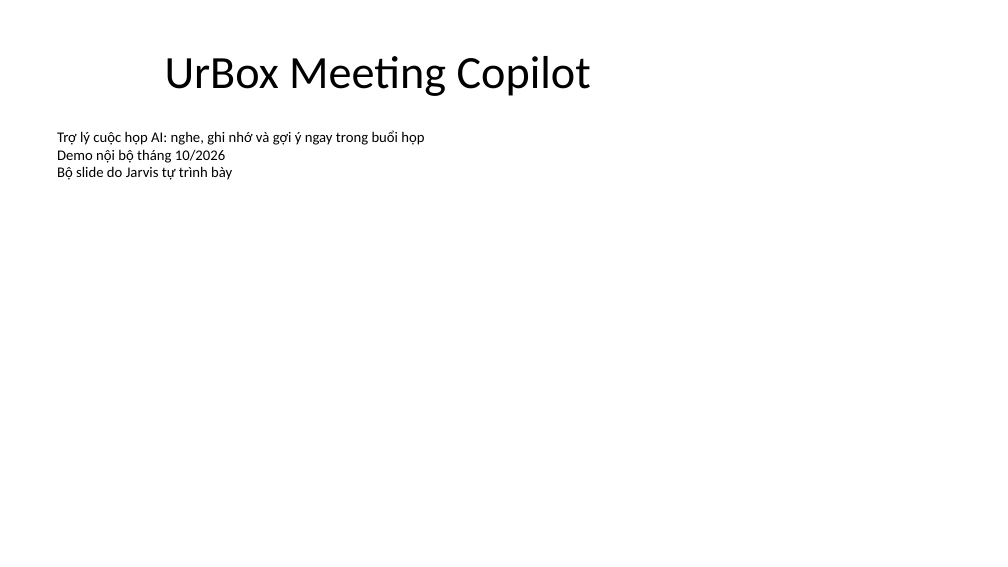
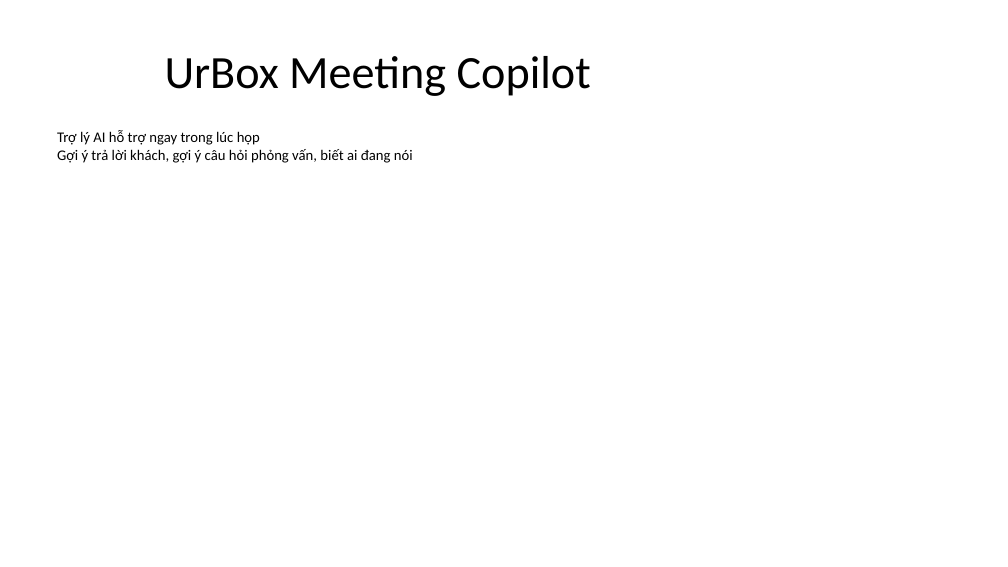
Before and after one commit to phucbh-hue/metting-assistant, a slide deck: slide 1 of slides/demo/UrBox Meeting Copilot - Demo 10.2026.pptx. Drawn at 1008x567 pixels with LibreOffice and Linux fonts; fonts in the diff are those of the drawing; background and template pictures are left out. Boxes give left, top, right and bottom in pixels: in the first picture for what was removed or moved away, otherwise in the second. Text is boxed around its words. In the diff, an @@ line names an element or a change of style, - is before the commit and + after.

```diff
--- a/slides/demo/UrBox Meeting Copilot - Demo 10.2026.pptx
+++ b/slides/demo/UrBox Meeting Copilot - Demo 10.2026.pptx
@@ text at (57,130,413,163): text changed @@
-Trợ lý cuộc họp AI: nghe, ghi nhớ và gợi ý ngay trong buổi họp
-Demo nội bộ tháng 10/2026
-Bộ slide do Jarvis tự trình bày
+Trợ lý AI hỗ trợ ngay trong lúc họp
+Gợi ý trả lời khách, gợi ý câu hỏi phỏng vấn, biết ai đang nói
```
Also in this commit, not shown: 7 other slides changed, 7 slides added, 5 slides removed, 9 other files.
